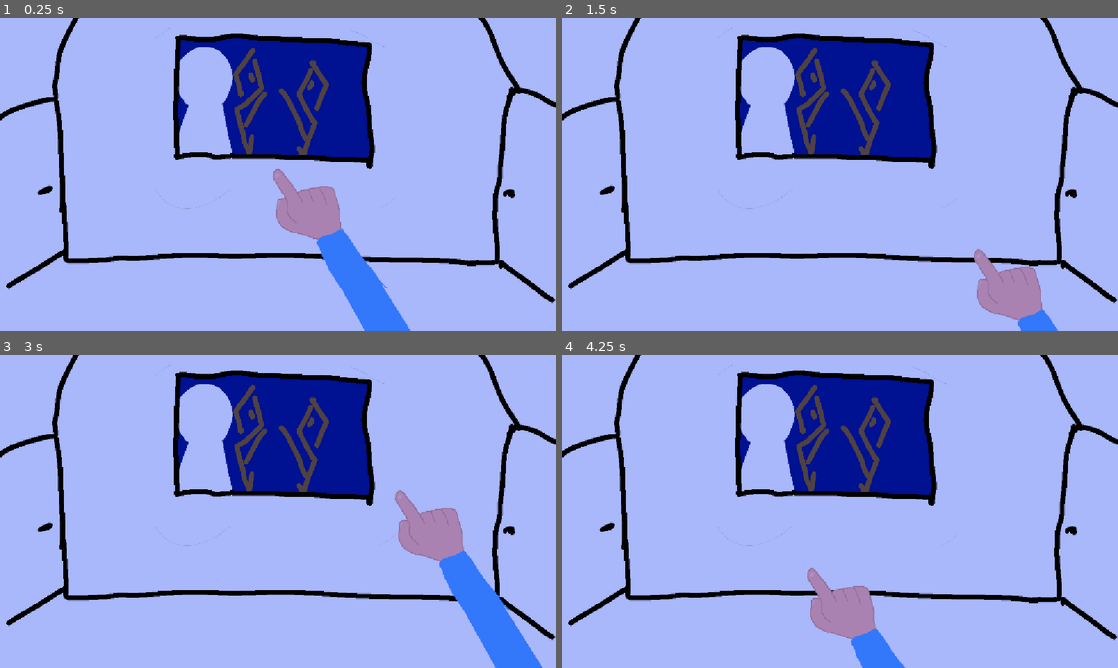
Above: before the commit, frames 1-4 (two rows, left to right).
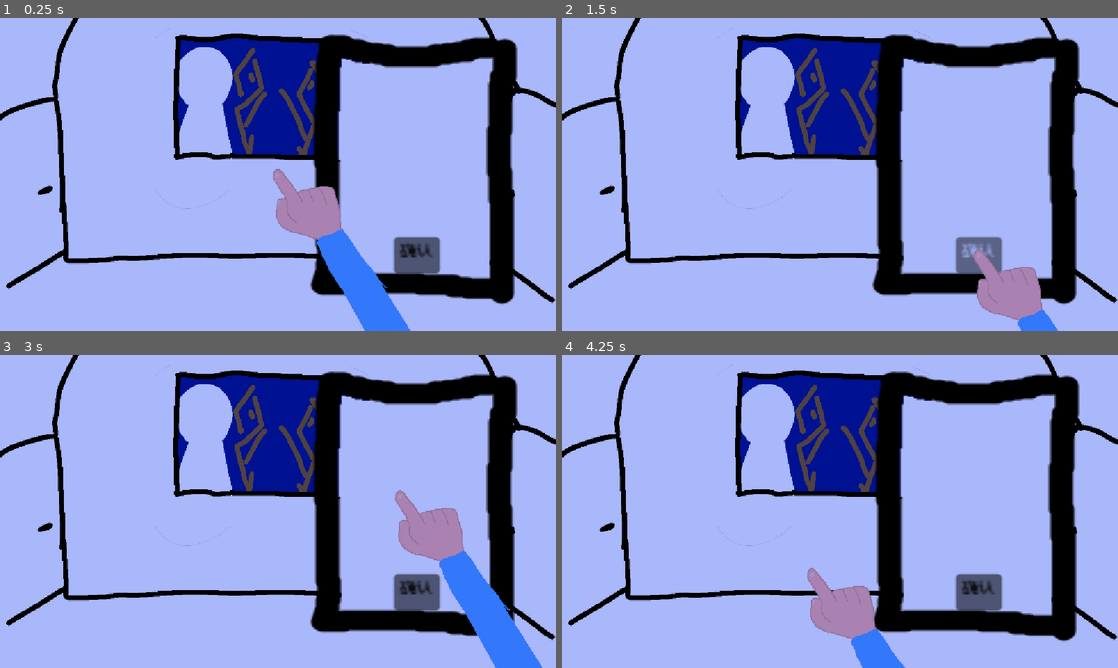
Above: after the commit, the same moments.

Repository: Dilute-l/projectYuusha
Game: Godot game, scene res://scenes/day/battle_report.tscn
Two runs of this game, one before a commit and one after it. Both use one fixed random seed, a clock stepped at 60 frames per second and the inputs below. This scene is started directly instead of the project's main scene.
Inputs (mouse positions are in pixels of both pictures, inside the frame that each line leads up to):
- Up to frame 1 (0.25 s): no input
- Up to frame 2 (1.5 s): click (979, 255) at 0.5 s, where only the run after the commit has a clickable "确认"; click (979, 255) at 1.25 s, where only the run after the commit has a clickable "确认"
- Up to frame 3 (3 s): click (417, 592) at 2 s, where only the run after the commit has a clickable "确认"; tap Enter at 2.75 s; move the mouse to (400, 495) at 2.77 s; click (400, 495) at 2.92 s
- Up to frame 4 (4.25 s): tap Space at 3.5 s; drag from (728, 527) to (812, 574) at 3.52 s

The runs differ from the first frame. In frame 1, 12% of the frame differs, in the area x 55-94%, y 5-92%; in frame 2, 13%; in frame 3, 13%; in frame 4, 14%, in the area x 56-94%, y 5-92%.

Commit message:
战报呈现系统初步与战报页内部阶段推进

Diff:
--- a/autoload/game_state.gd
+++ b/autoload/game_state.gd
@@ -19,6 +19,9 @@
 
 ## 本日通过者（面试阶段累计，组队阶段的候选池）
 var passed_ids: Array[StringName] = []
+
+## 当日战报（BATTLE_REPORT 阶段的演出数据，本日过程量，不入存档）
+var battle_report: BattleReport = null
 
 
 func _ready() -> void:
@@ -51,6 +54,7 @@
 	current_candidates = []
 	current_team = []
 	passed_ids = []
+	battle_report = null
 	# 当日出场名单来自 data/days/day_XX.tres（§6.1「候选人出场（写死）」）
 	load_day_candidates(run_state.day)
 	EventBus.run_started.emit(used_seed)
@@ -67,6 +71,7 @@
 	current_candidates = []
 	current_team = []
 	passed_ids = []
+	battle_report = null
 	# 当日名单不进存档（§7：只存运行时状态），按存档里的天数重新从 data/days/ 取
 	load_day_candidates(run_state.day)
 	EventBus.run_loaded.emit(run_state.run_seed)
@@ -78,6 +83,7 @@
 	current_candidates = []
 	current_team = []
 	passed_ids = []
+	battle_report = null
 
 # ---------------------------------------------------------------------------
 # 天数与阶段
@@ -123,6 +129,7 @@
 	current_candidates = []
 	current_team = []
 	passed_ids = []
+	battle_report = null
 	# 换天即换名单：新的一天出场哪几个人由 data/days/day_XX.tres 决定
 	load_day_candidates(run_state.day)
 	EventBus.day_started.emit(run_state.day)
@@ -294,3 +301,20 @@
 	var copy: Array[StringName] = []
 	copy.assign(current_team)
 	return copy
+
+# ---------------------------------------------------------------------------
+# 当日战报（本日过程量，不入存档）
+# ---------------------------------------------------------------------------
+
+
+## 写入当日战报并广播。
+## 产出方是 scripts/core/battle/combat_resolver.gd（纯静态），
+## GameState 只当仓库，不算任何东西 —— §2 尾注的纪律。
+func set_battle_report(report: BattleReport) -> void:
+	battle_report = report
+	EventBus.battle_report_ready.emit(report)
+
+
+## 读取当日战报；还没生成时返回 null（调用方必须判空）。
+func get_battle_report() -> BattleReport:
+	return battle_report
--- a/data/dialogue.json
+++ b/data/dialogue.json
@@ -56,4 +56,10 @@
 	"day-1_spevent":[
 	{ "speaker_name": "柳絮", "text": "no special event yet\nif you see this means something goes wrong" }
   ],
+	"day1_driver":[
+	{ "speaker_name": "车夫", "text": "恰拉拉，我还不会说话。" }
+  ],
+	"day-1_driver":[
+	{ "speaker_name": "车夫", "text": "恰拉拉，我还不会说话。\nif you see this means something goes wrong" }
+  ]
 }
--- a/scenes/day/battle_report.gd
+++ b/scenes/day/battle_report.gd
@@ -1,11 +1,142 @@
 extends Control
+
+## 战报演出（ARCHITECTURE.md §4）：下班马车上看当天结果。
+##
+## 与其它阶段场景一样，本脚本**不决定**下一步是什么 —— 只发 `phase_finished`
+## 报告「本阶段做完了」，换阶段 / 换天 / 进结局由 day_loop 问 DayDirector 决定。
+##
+## 战报数据怎么来：**Pull**。本场景自己在挂载时、以及收到阶段通知时去
+## `GameState.get_battle_report()` 取 —— 和 interview.gd 读 `GameState.current_candidates`
+## 是同一个路子。
+##
+## 为什么不用 `EventBus.battle_report_ready`（Push）：那个信号在**组队提交 / 推进到战报之前**
+## 就发了，而那一刻本场景还没被挂载，一定会错过。同一个坑见 day_phase_entered 的由来。
 
 var _phase: int = DayPhase.Phase.DAY_BRIEFING
 
+## 本阶段做完了。day_loop 挂载本场景时会把它接到 advance() 上。
 signal phase_finished()
+
+## 当前正在演出的战报（可能为 null：当天还没生成）
+var _report: BattleReport = null
+
+@onready var _confirm: Button = get_node_or_null("BattleReportPhd/Confirm") as Button
+@onready var _content: RichTextLabel = get_node_or_null("BattleReportPhd/ReportContent") as RichTextLabel
+
+
+func _ready() -> void:
+	EventBus.day_phase_entered.connect(set_phase)
+
+	# 「确认」= 本阶段做完了。
+	# 连接写在代码里而不是 .tscn 的 [connection] 上：加 is_connected 守卫就天然幂等，
+	# 也不依赖编辑器里那份容易漏存的记录（battle_report.tscn 里目前确实没有它）。
+	if _confirm != null and not _confirm.pressed.is_connected(_on_confirm_pressed):
+		_confirm.pressed.connect(_on_confirm_pressed)
+
+	# 挂载时先自己取一次。紧接着 day_loop 的 day_phase_entered 还会再来一次 ——
+	# 两次都是 Pull，幂等，不会重复播什么。
+	_refresh_report()
+
 
 func set_phase(new_phase: int) -> void:
 	_phase = new_phase
+	_refresh_report()
 
-func _ready() -> void:
-	EventBus.day_phase_entered.connect(set_phase)
+
+# ---------------------------------------------------------------------------
+# 战报数据 → 界面
+# ---------------------------------------------------------------------------
+
+
+## 从 GameState 取当天战报并铺到界面上。
+func _refresh_report() -> void:
+	set_report(GameState.get_battle_report())
+
+
+## 把一份战报铺到界面上。数据由调用方给，本函数只负责显示，不算任何东西。
+func set_report(report: BattleReport) -> void:
+	_report = report
+	if _content == null:
+		push_error("[BattleReport] 找不到 ReportContent")
+		return
+	if report == null:
+		# 还没生成时不要静默留空：清掉上一次的内容，并说清原因
+		_content.text = ""
+		push_warning("[BattleReport] 当天的战报还没生成（GameState.get_battle_report() 返回 null）")
+		return
+	_content.text = _format_report(report)
+
+
+## 战报 → 显示文本。
+##
+## ★ 想改「文字怎么呈现」就改这一个函数 ★
+##
+## 这里刻意只产出**纯文本**（换行分隔），因为 ReportContent 的 `bbcode_enabled`
+## 默认是 false —— 直接写 BBCode 会原样显示成一堆方括号。
+## 要上颜色 / 加粗 / 图标，先把 bbcode_enabled 打开，再把这个函数改成拼 BBCode。
+func _format_report(report: BattleReport) -> String:
+	var lines: Array[String] = []
+	lines.append("第 %d 天战报" % report.day_index)
+	lines.append("出战：%s" % _member_names(report.member_ids))
+	lines.append("")
+	for event in report.events:
+		lines.append("· %s" % _event_text(event))
+	lines.append("")
+	lines.append("当日得分：%d" % report.day_score)
+	return "\n".join(lines)
+
+
+## 一条事件的可读文本。
+##
+## core 只产出 id（`text` 里留着 {actor} 占位符，另有 "actor" 字段），
+## 把 id 翻成人名是**表现层**的事 —— core 不该认识 display_name。
+## 真实实现里 narrative_engine 会直接吐成品文案，那时这里取 "text" 就够了。
+func _event_text(event: Dictionary) -> String:
+	var text := str(event.get("text", ""))
+	var actor := StringName(event.get("actor", &""))
+	if actor != &"":
+		text = text.replace("{actor}", _name_of(actor))
+	return text
+
+
+## 把成员 id 换成能给人看的名字（data/candidates/*.tres 的 display_name）。
+## 目的是显示「阿兰」而不是「c_0001」；查不到就退回 id，绝不显示空。
+func _member_names(member_ids: Array[StringName]) -> String:
+	if member_ids.is_empty():
+		return "（无人出战）"
+	var names: Array[String] = []
+	for member_id in member_ids:
+		names.append(_name_of(member_id))
+	return "、".join(names)
+
+
+## id → 能给人看的名字；查不到就退回 id。
+func _name_of(candidate_id: StringName) -> String:
+	var candidate := GameState.get_candidate(candidate_id)
+	if candidate != null and not candidate.display_name.is_empty():
+		return candidate.display_name
+	return String(candidate_id)
+
+
+# ---------------------------------------------------------------------------
+# 车夫对话 / 推进
+# ---------------------------------------------------------------------------
+
+
+func _on_driver_dialoge_active_timeout() -> void:
+	var dialoguer = get_node_or_null("Dialoguer")
+	if dialoguer == null:
+		push_error("[BattleReport] 找不到 Dialoguer")
+		return
+	if not dialoguer.typer.load_dialogue("day%d_driver" % GameState.get_day()):
+		dialoguer.typer.load_dialogue("day-1_driver")
+	dialoguer.play()
+
+
+## 玩家点了「确认」—— 报告本阶段结束。
+##
+## 这里**不加阶段守卫**：本场景只在 BATTLE_REPORT 阶段被 day_loop 挂载，
+## 按钮也只存在于这个场景里；加守卫反而会让单独按 F6 跑本场景时点不动。
+## （对比 interview.gd：那一个场景承载四个阶段，按钮必须分阶段限制。）
+func _on_confirm_pressed() -> void:
+	phase_finished.emit()
--- a/scenes/day/battle_report.tscn
+++ b/scenes/day/battle_report.tscn
@@ -5,11 +5,18 @@
 [ext_resource type="Texture2D" uid="uid://byc2u8r2w06dk" path="res://assets/art/battle_report/car_bkg_phd.png" id="2_exidj"]
 [ext_resource type="PackedScene" uid="uid://dea2r2q3154fk" path="res://scenes/common/haohan.tscn" id="3_x4kxj"]
 [ext_resource type="PackedScene" uid="uid://ctmyyt3n6ch2r" path="res://scenes/common/dialoguer.tscn" id="4_exidj"]
+[ext_resource type="Texture2D" uid="uid://cgl2nkfs5ip6c" path="res://assets/art/interview/resume_token_menu_phd.png" id="4_mf86t"]
+[ext_resource type="FontFile" uid="uid://dorb4fg0c836s" path="res://assets/fonts/Silver.ttf" id="5_c8nql"]
 
 [node name="BattleReport" type="Control" unique_id=81862534]
 layout_mode = 3
 anchors_preset = 0
 script = ExtResource("1_x4kxj")
+
+[node name="DriverDialogeActive" type="Timer" parent="." unique_id=1581782884]
+wait_time = 60.0
+one_shot = true
+autostart = true
 
 [node name="DriverPhd" type="Sprite2D" parent="." unique_id=1249870580]
 texture = ExtResource("1_m5q85")
@@ -18,6 +25,30 @@
 [node name="CarBkgPhd" type="Sprite2D" parent="." unique_id=1426394412]
 texture = ExtResource("2_exidj")
 centered = false
+
+[node name="BattleReportPhd" type="Sprite2D" parent="." unique_id=489911544]
+position = Vector2(853.12506, 311)
+scale = Vector2(3.063794, 2.5941706)
+texture = ExtResource("4_mf86t")
+
+[node name="Confirm" type="Button" parent="BattleReportPhd" unique_id=1501765293]
+offset_left = -11.790947
+offset_top = 54.738106
+offset_right = 19.209053
+offset_bottom = 83.738106
+theme_override_colors/font_color = Color(0, 0, 0, 1)
+theme_override_fonts/font = ExtResource("5_c8nql")
+theme_override_font_sizes/font_size = 18
+text = "确认"
+
+[node name="ReportContent" type="RichTextLabel" parent="BattleReportPhd" unique_id=529514880]
+offset_left = -38.55516
+offset_top = -70.1573
+offset_right = 123.98845
+offset_bottom = 164.21436
+scale = Vector2(0.5, 0.5)
+theme_override_colors/default_color = Color(0, 0, 0, 1)
+theme_override_fonts/normal_font = ExtResource("5_c8nql")
 
 [node name="Haohan" parent="." unique_id=1395832866 instance=ExtResource("3_x4kxj")]
 layout_mode = 0
@@ -28,3 +59,6 @@
 [node name="Dialoguer" parent="." unique_id=408599518 instance=ExtResource("4_exidj")]
 visible = false
 layout_mode = 0
+
+[connection signal="timeout" from="DriverDialogeActive" to="." method="_on_driver_dialoge_active_timeout"]
+[connection signal="pressed" from="BattleReportPhd/Confirm" to="." method="_on_confirm_pressed"]
--- a/scenes/day/day_loop.gd
+++ b/scenes/day/day_loop.gd
@@ -75,7 +75,15 @@
 	var step := DayDirector.advance(GameState.get_phase(), GameState.get_day())
 	match int(step["step"]):
 		DayDirector.Step.PHASE:
-			GameState.set_phase(int(step["phase"]))
+			var next_phase := int(step["phase"])
+			# 进战报之前先把当天的战报算出来。规则在 core（CombatResolver 是纯静态的），
+			# day_loop 只负责「什么时候调它」—— 和它调 DayDirector 是同一件事。
+			if next_phase == DayPhase.Phase.BATTLE_REPORT:
+				GameState.set_battle_report(CombatResolver.resolve(
+					GameState.get_day(),
+					GameState.get_current_team(),
+				))
+			GameState.set_phase(next_phase)
 		DayDirector.Step.DAY_END:
 			GameState.advance_day()
 		DayDirector.Step.RUN_END:
--- /dev/null
+++ b/scripts/core/battle/combat_resolver.gd
@@ -0,0 +1,59 @@
+class_name CombatResolver
+extends RefCounted
+
+## 战斗结算（ARCHITECTURE.md §6.5）。**纯静态、不碰节点** —— §0 的纪律。
+##
+## ⚠️ 目前是**桩**：既不算真实战力，也不读 NarrativeRule。
+## 它只负责产出一份「结构正确、同种子可复现」的 BattleReport，用来先把这条链路跑通：
+##
+##     core 产出  →  GameState 持有  →  battle_report.tscn 渲染
+##
+## 真正实现时的分工（§6.5）：
+##   combat_resolver.gd    算基础结果：真实战力 / 相性加成 / 谎言处罚 / 运气修正
+##   narrative_engine.gd   用 data/narrative/*.tres 的 NarrativeRule 把结果翻译成人话
+## 而 data/monsters 与 data/narrative 目前都还不存在 —— 见 §3.2 / §3.5。
+
+## 桩用的事件文案模板。真实实现里这些来自 NarrativeRule.template 的占位符替换。
+const STUB_TEMPLATES: Array[String] = [
+	"{actor} 冲在最前面，替队伍挡下了第一波冲击。",
+	"{actor} 的判断出了偏差，队伍被迫多绕了半天路。",
+	"{actor} 的装备在半路上坏了，好在没人受伤。",
+	"{actor} 和同伴配合得很顺，抓住了魔物的破绽。",
+]
+
+
+## 结算某一天的战斗，返回可供演出的战报。
+##
+## 随机一律走 RngService 的「当日主随机流」（autoload/rng_service.gd 里写明它服务战报结算），
+## 所以同种子 + 同一天必然得到同一份战报（§2 尾注）。
+static func resolve(day_index: int, member_ids: Array[StringName]) -> BattleReport:
+	var report := BattleReport.new()
+	report.day_index = day_index
+	report.member_ids = member_ids
+	# monster_id 暂时留空：DayConfig 还没有「今天打什么」这个字段，
+	# data/monsters/ 也还没有数据。补上之后这里要改成传真的 id。
+	report.monster_id = &""
+
+	var rng := RngService.day_rng(day_index)
+
+	for member_id in member_ids:
+		var template: String = STUB_TEMPLATES[rng.randi_range(0, STUB_TEMPLATES.size() - 1)]
+		# 刻意**不**在这里替换 {actor}：core 只认 id，把 id 翻成人名是表现层的事
+		# （见 scenes/day/battle_report.gd 的 _event_text）。
+		# 真实实现里 narrative_engine.gd 会输出成品文案，这条分工还会再变一次。
+		report.events.append({
+			"text": template,
+			"actor": member_id,
+			"rule_id": &"stub",
+			"priority": 0,
+		})
+
+	report.day_score = rng.randi_range(30, 90)
+	report.breakdown = {
+		"true_power": report.day_score,
+		"synergy": 0,
+		"lie_penalty": 0,
+		"event_bonus": 0,
+		"luck": 0,
+	}
+	return report
--- a/scripts/resources/battle_report.gd
+++ b/scripts/resources/battle_report.gd
@@ -1,7 +1,10 @@
 class_name BattleReport
 extends Resource
 
-## 某一天的战报。battle_report.tscn 用它做演出：车夫对话、逐条事件播报、分数。
+## 某一天的战报。battle_report.tscn 用它做演出：逐条事件播报、分数。
+##
+## 车夫对话**不在**这个资源里 —— 它走 data/dialogue.json 的 `day<N>_driver` id，
+## 由 battle_report.tscn 自己按当天取（见 scenes/day/battle_report.gd）。
 ##
 ## 注意：ARCHITECTURE.md §3.3 未列出 BattleReport 的字段。
 ## 此处按 §4 场景职责与 §6.5 / §6.6 的产出做最小实现，待演出需求明确后补充。
@@ -19,9 +22,6 @@
 ## 每条形如 { "text": String, "rule_id": StringName, "priority": int }
 @export var events: Array[Dictionary] = []
 
-## 车夫对话（演出用）
-@export_multiline var driver_lines: String = ""
-
 ## 当日分数
 @export var day_score: int = 0
 
Not shown, added: scripts/core/battle/combat_resolver.gd.uid
